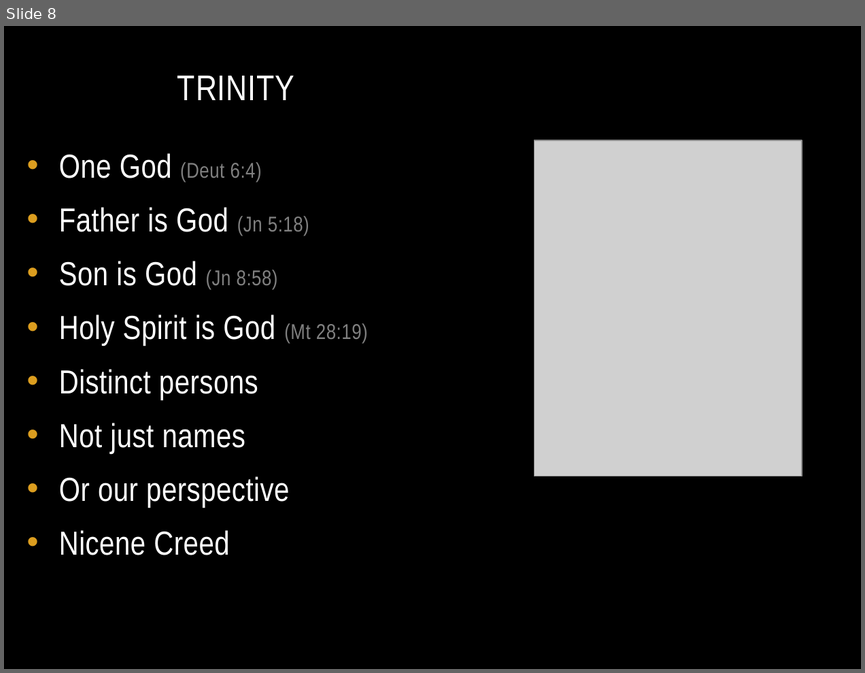
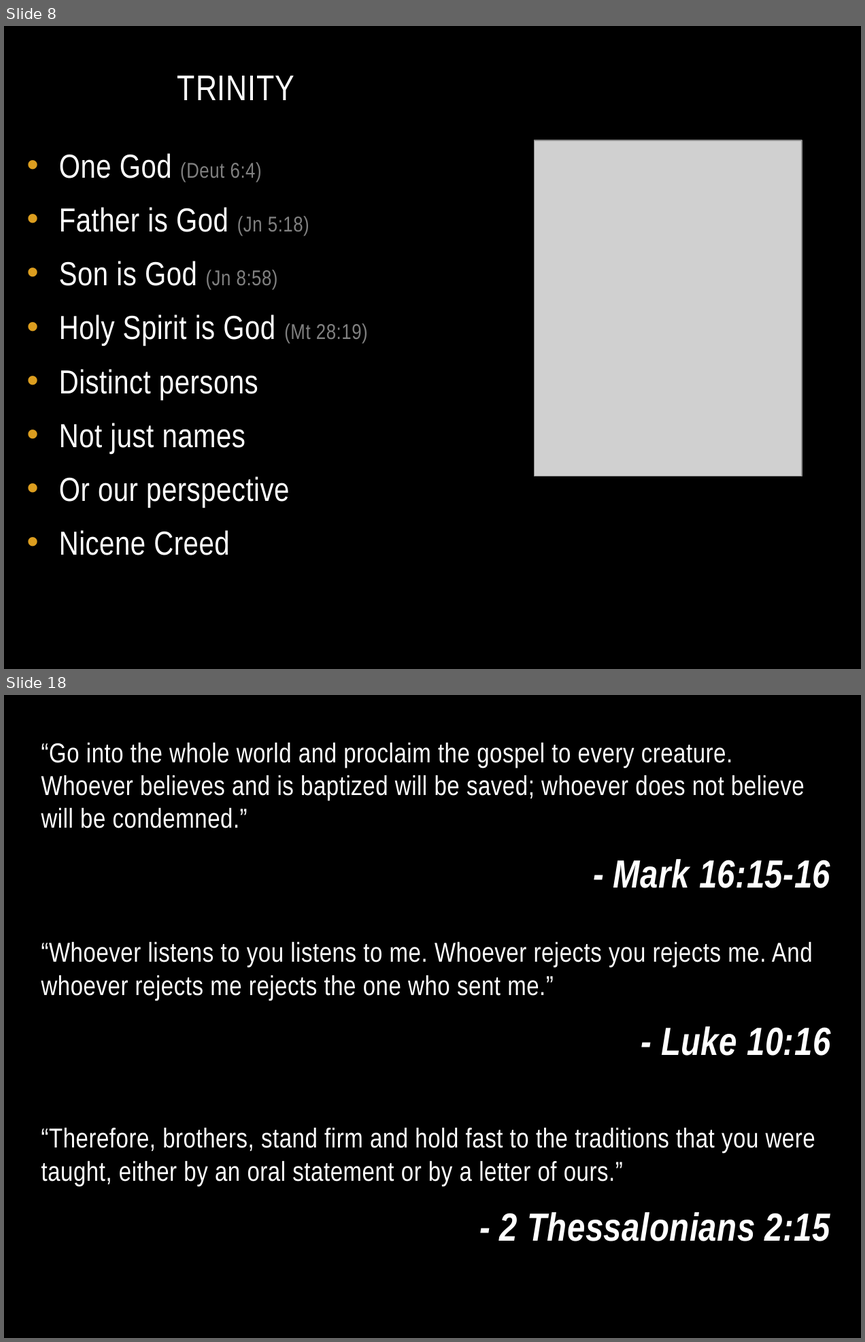
Before and after one commit to chadmyers/junkdrawer, a slide deck: adultconfirmation/theologicalbasics.pptx. Shown one above the other, each under a label of ours: slide 8 before the commit, slides 8 and 18 after it; the slides between them are not shown. The pictures are 865x673 and 865x1342 pixels, drawn with LibreOffice and Linux fonts; fonts in the diff are those of the drawing; grey boxes stand for pictures. Boxes give left, top, right and bottom in pixels: in the first picture for what was removed or moved away, otherwise in the second. Text is boxed around its words. In the diff, an @@ line names an element or a change of style, - is before the commit and + after.

```diff
--- a/adultconfirmation/theologicalbasics.pptx
+++ b/adultconfirmation/theologicalbasics.pptx
@@ slide 18 added at [4, 695, 861, 1338], background #000000 @@
@@ text added at [41, 743, 830, 888], 23 pt, text #FFFFFF @@
+“Go into the whole world and proclaim the gospel to every creature. Whoever believes and is baptized will be saved; whoever does not believe will be condemned.”
+- Mark 16:15-16
@@ text added at [41, 942, 830, 1055], 23 pt, text #FFFFFF @@
+“Whoever listens to you listens to me. Whoever rejects you rejects me. And whoever rejects me rejects the one who sent me.”
+- Luke 10:16
@@ text added at [41, 1127, 830, 1241], 23 pt, text #FFFFFF @@
+“Therefore, brothers, stand firm and hold fast to the traditions that you were taught, either by an oral statement or by a letter of ours.”
+- 2 Thessalonians 2:15
```
Also in this commit, not shown: 3 slides changed, 10 other slides added.
